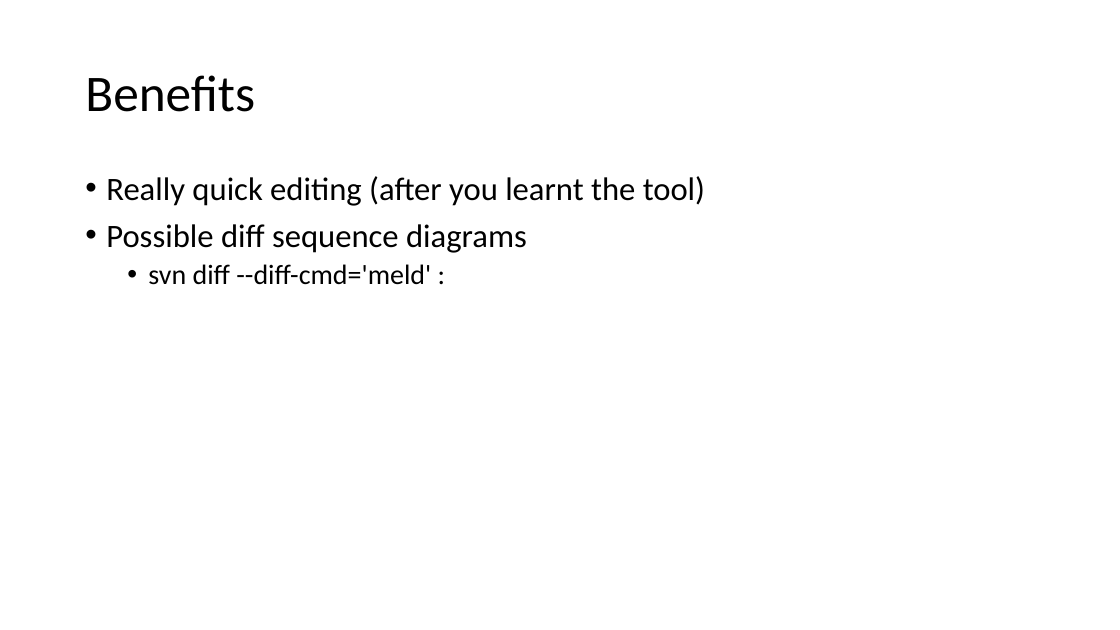
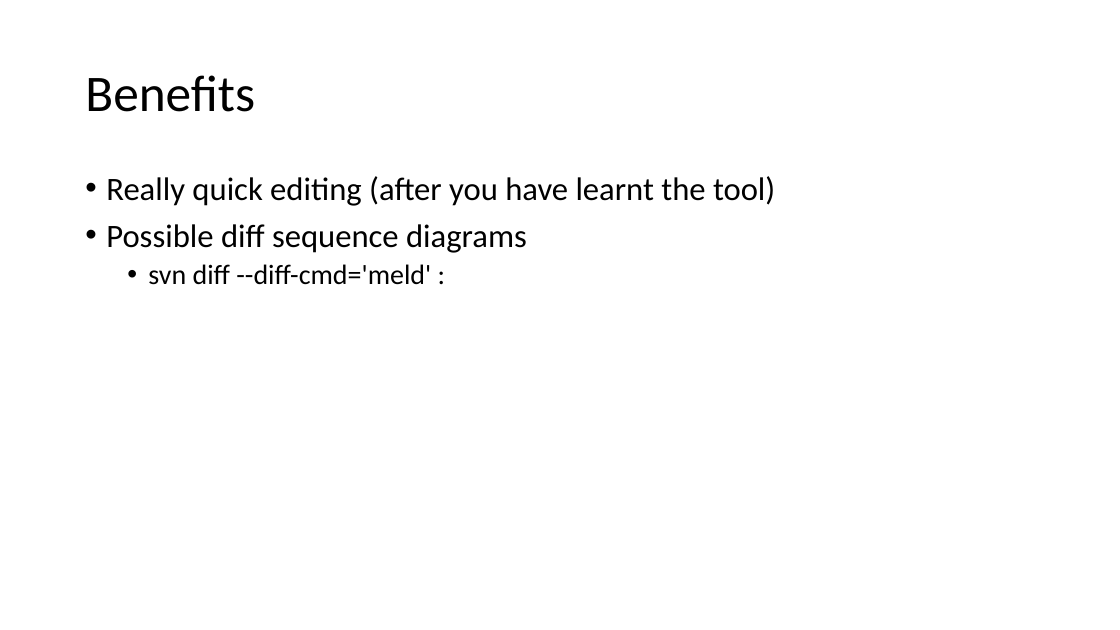
Before and after one commit to tamas-p/sdedit_presentation, a slide deck: slide 13 of sdedit_presentation.pptx. Drawn at 1120x630 pixels with LibreOffice and Linux fonts; fonts in the diff are those of the drawing. Boxes give left, top, right and bottom in pixels: in the first picture for what was removed or moved away, otherwise in the second. Text is boxed around its words. In the diff, an @@ line names an element or a change of style, - is before the commit and + after.

Commit message:
Typo fix.

```diff
--- a/sdedit_presentation.pptx
+++ b/sdedit_presentation.pptx
@@ text at (x1=106, y1=176, x2=775, y2=206): text changed @@
-• Really quick editing (after you learnt the tool)
+• Really quick editing (after you have learnt the tool)
```
